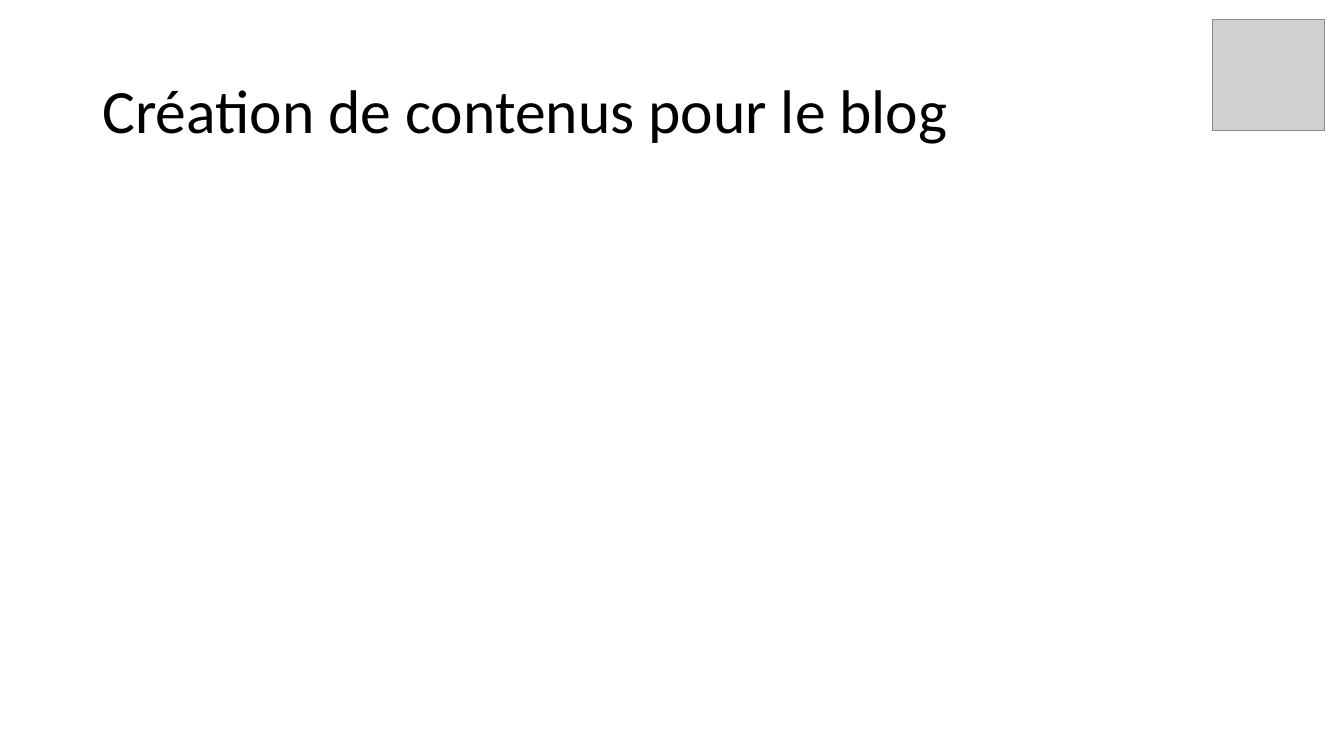
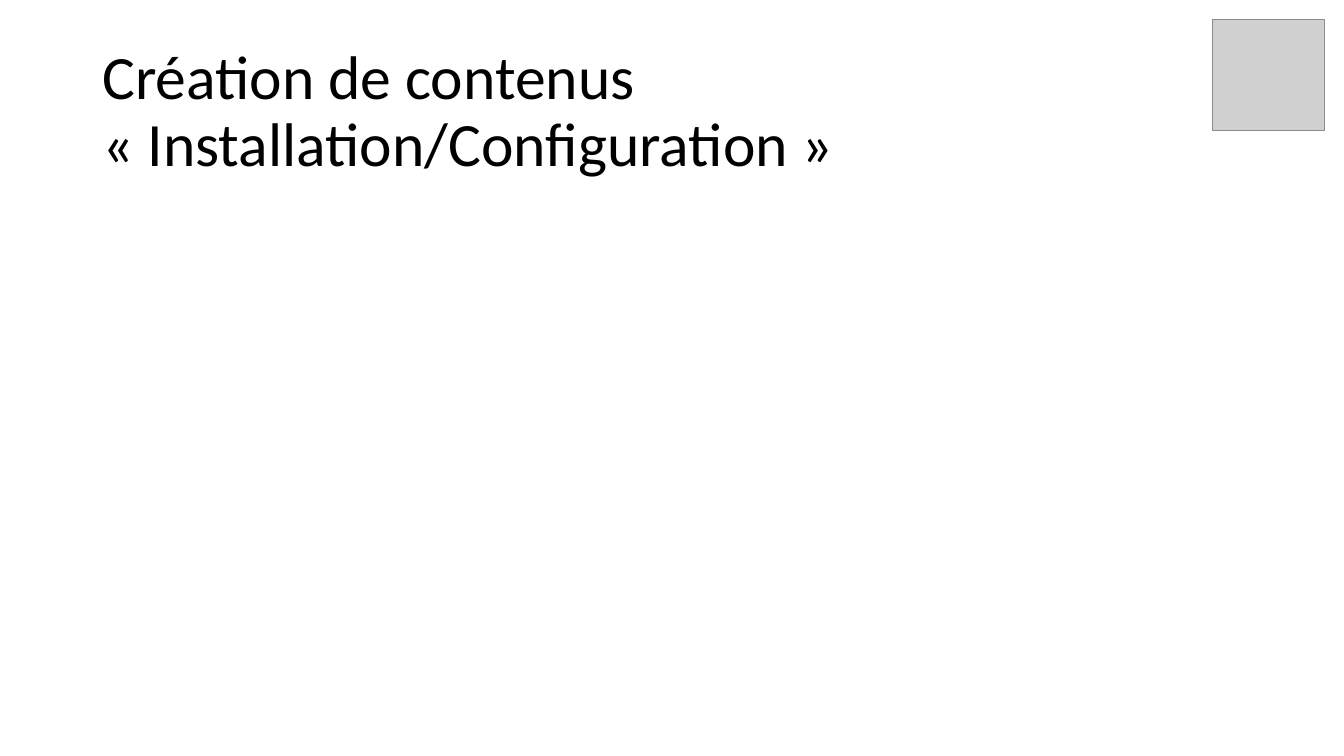
Before and after one commit to yes-we-web/Git-moi-tout, a slide deck: slide 4 of GIT-moi-tout.pptx. Drawn at 1344x756 pixels with LibreOffice and Linux fonts; fonts in the diff are those of the drawing; grey boxes stand for pictures. Boxes give left, top, right and bottom in pixels: in the first picture for what was removed or moved away, otherwise in the second. Text is boxed around its words. In the diff, an @@ line names an element or a change of style, - is before the commit and + after.

```diff
--- a/GIT-moi-tout.pptx
+++ b/GIT-moi-tout.pptx
@@ text at (102, 56, 788, 177): text changed @@
-Création de contenus pour le blog
+Création de contenus « Installation/Configuration »
```
Also in this commit, not shown: 4 other slides changed, 1 slide added.
